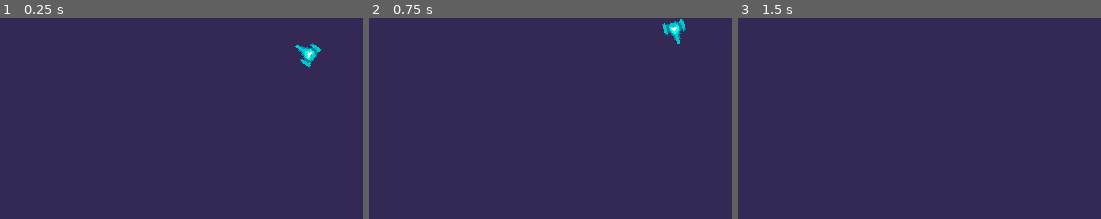
Above: before the commit, frames 1-3 (left to right).
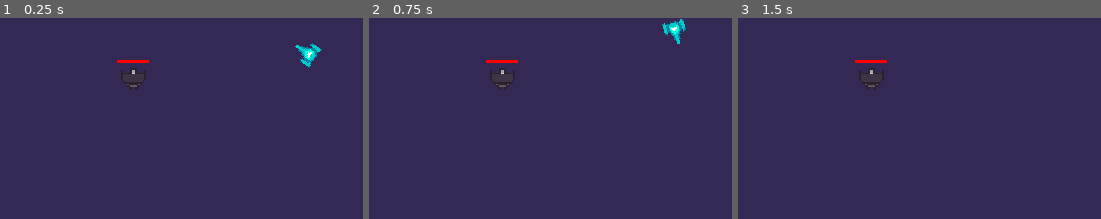
Above: after the commit, the same moments.

Repository: NicSkilzz/Space-360
Game: Godot game, scene res://World.tscn
Same seed, same stepped clock (60 frames per second), same inputs: the game is played once before the commit and once after it.
Inputs (mouse positions are % of the whole screen's width and height, from its top left):
- Up to frame 1 (0.25 s): no input
- Up to frame 2 (0.75 s): tap Enter at 0.5 s; move the mouse to (47, 77) at 0.52 s; press the mouse at (47, 77) at 0.53 s; hold Up (ui_up) from 0.53 s (still down)
- Up to frame 3 (1.5 s): keep holding Up (ui_up); move the mouse to (86, 72) at 1.27 s; release the mouse at (86, 72) at 1.28 s; click (86, 72) at 1.35 s
The pictures show only the part of the screen within x 0-50%, y 39-89%; the shares and areas given below are measured in that part.

The runs differ from the first frame. In frame 1, 0.4% of the frame differs, in the area x 32-42%, y 20-36%; in frame 2, 0.4%; in frame 3, 0.4%.

Commit message:
Enemy base added

Diff:
--- a/Space 360/Player/Player.tscn
+++ b/Space 360/Player/Player.tscn
@@ -38,7 +38,7 @@
 [node name="player_area" type="Area2D" parent="."]
 
 [node name="CollisionPolygon2D" type="CollisionPolygon2D" parent="player_area"]
-polygon = PoolVector2Array( -11, 0, 4, -8, 7, 0, 4, 8 )
+polygon = PoolVector2Array( -6, -6, 8, 0, -6, 6 )
 
 [node name="AnimatedSprite" type="AnimatedSprite" parent="."]
 rotation = 1.5708
--- a/Space 360/World.tscn
+++ b/Space 360/World.tscn
@@ -1,6 +1,7 @@
-[gd_scene load_steps=3 format=2]
+[gd_scene load_steps=4 format=2]
 
 [ext_resource path="res://Player/Player.tscn" type="PackedScene" id=1]
+[ext_resource path="res://enemy_space_ship/enemy_space_ship.tscn" type="PackedScene" id=2]
 [ext_resource path="res://prototype_asteroid.tscn" type="PackedScene" id=3]
 
 [node name="World" type="Node2D"]
@@ -22,3 +23,6 @@
 
 [node name="Player" parent="." instance=ExtResource( 1 )]
 position = Vector2( 207, 134 )
+
+[node name="KinematicBody2D" parent="." instance=ExtResource( 2 )]
+position = Vector2( 96, 152 )
--- /dev/null
+++ b/Space 360/enemy_space_ship/enemy_space_ship.gd
@@ -0,0 +1,13 @@
+extends KinematicBody2D
+
+export (int) var ENEMY_HEALTH = 100
+
+onready var enemy_health_bar = $enemy_health_bar
+
+func _on_enemy_space_ship_area_area_entered(area):
+	if area.name == "bullet_area":
+		ENEMY_HEALTH -= 20
+		area.get_parent().queue_free()
+		enemy_health_bar.value = ENEMY_HEALTH
+	if ENEMY_HEALTH == 0:
+		queue_free()
--- /dev/null
+++ b/Space 360/enemy_space_ship/enemy_space_ship.tscn
@@ -0,0 +1,58 @@
+[gd_scene load_steps=7 format=2]
+
+[ext_resource path="res://enemy_space_ship/Sprite-1_Idle.png" type="Texture" id=1]
+[ext_resource path="res://enemy_space_ship/enemy_space_ship.gd" type="Script" id=2]
+
+[sub_resource type="SpriteFrames" id=1]
+animations = [ {
+"frames": [ ExtResource( 1 ) ],
+"loop": true,
+"name": "default",
+"speed": 5.0
+} ]
+
+[sub_resource type="CircleShape2D" id=2]
+radius = 5.0
+
+[sub_resource type="StyleBoxFlat" id=3]
+bg_color = Color( 1, 0, 0, 1 )
+border_width_left = 6
+border_width_top = 6
+border_width_right = 6
+border_width_bottom = 6
+border_color = Color( 0.8, 0.8, 0.8, 0 )
+
+[sub_resource type="StyleBoxFlat" id=4]
+bg_color = Color( 0, 0, 0, 1 )
+border_width_left = 6
+border_width_top = 6
+border_width_right = 6
+border_width_bottom = 6
+border_color = Color( 0, 0, 0, 0 )
+
+[node name="enemy_space_ship" type="KinematicBody2D"]
+script = ExtResource( 2 )
+
+[node name="AnimatedSprite" type="AnimatedSprite" parent="."]
+frames = SubResource( 1 )
+
+[node name="enemy_space_ship_area" type="Area2D" parent="."]
+
+[node name="CollisionPolygon2D" type="CollisionPolygon2D" parent="enemy_space_ship_area"]
+polygon = PoolVector2Array( -8, -8, -8, 0, -3, 6, 3, 6, 8, 0, 8, -7, 8, -8 )
+
+[node name="CollisionShape2D" type="CollisionShape2D" parent="."]
+position = Vector2( 0, -2 )
+shape = SubResource( 2 )
+
+[node name="enemy_health_bar" type="ProgressBar" parent="."]
+margin_left = -16.0
+margin_top = -19.0
+margin_right = 16.0
+margin_bottom = -5.0
+custom_styles/fg = SubResource( 3 )
+custom_styles/bg = SubResource( 4 )
+value = 100.0
+percent_visible = false
+
+[connection signal="area_entered" from="enemy_space_ship_area" to="." method="_on_enemy_space_ship_area_area_entered"]
--- a/Space 360/prototype_asteroid.tscn
+++ b/Space 360/prototype_asteroid.tscn
@@ -14,7 +14,7 @@
 "speed": 5.0
 } ]
 
-[node name="Enemy" type="KinematicBody2D"]
+[node name="asteroid" type="KinematicBody2D"]
 collision_layer = 0
 collision_mask = 0
 script = ExtResource( 2 )
Binary file added: Space 360/enemy_space_ship/Sprite-1_Idle.aseprite
Binary file added: Space 360/enemy_space_ship/Sprite-1_Idle.png
Not shown, added: Space 360/enemy_space_ship/Sprite-1_Idle.png.import
